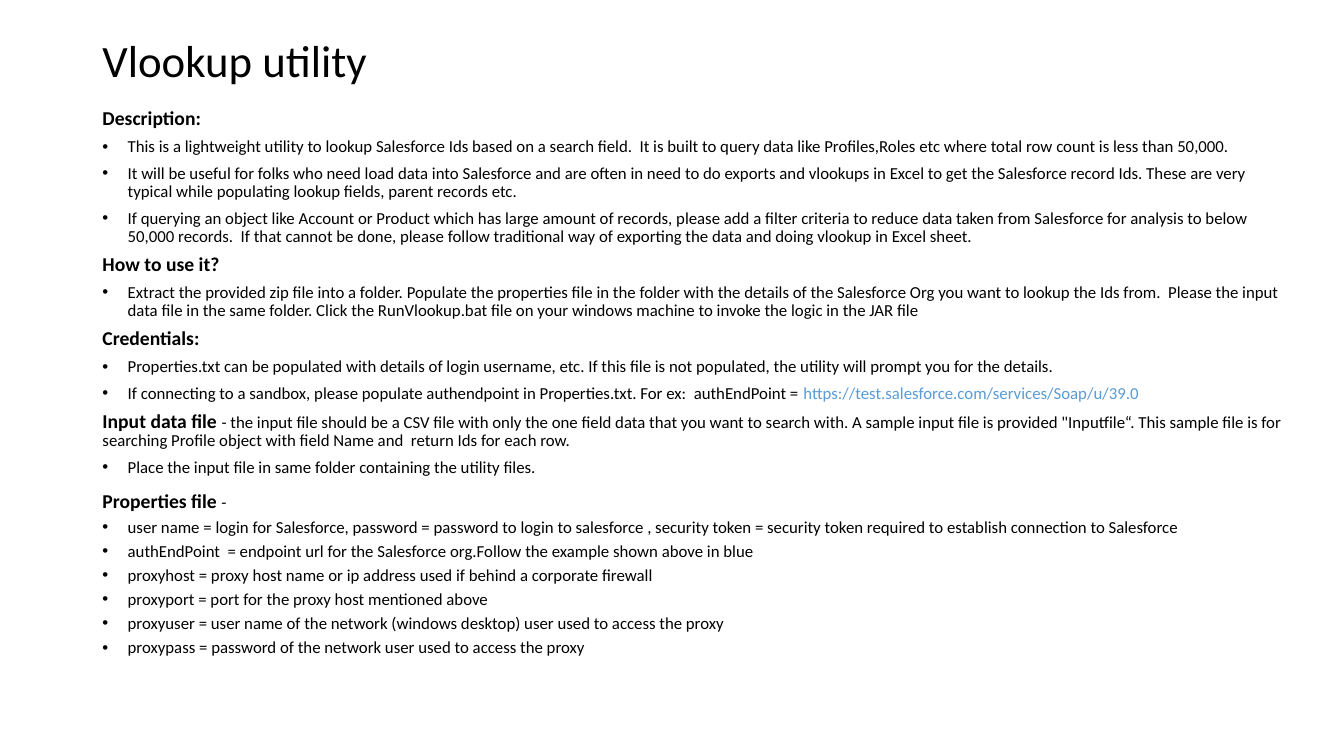
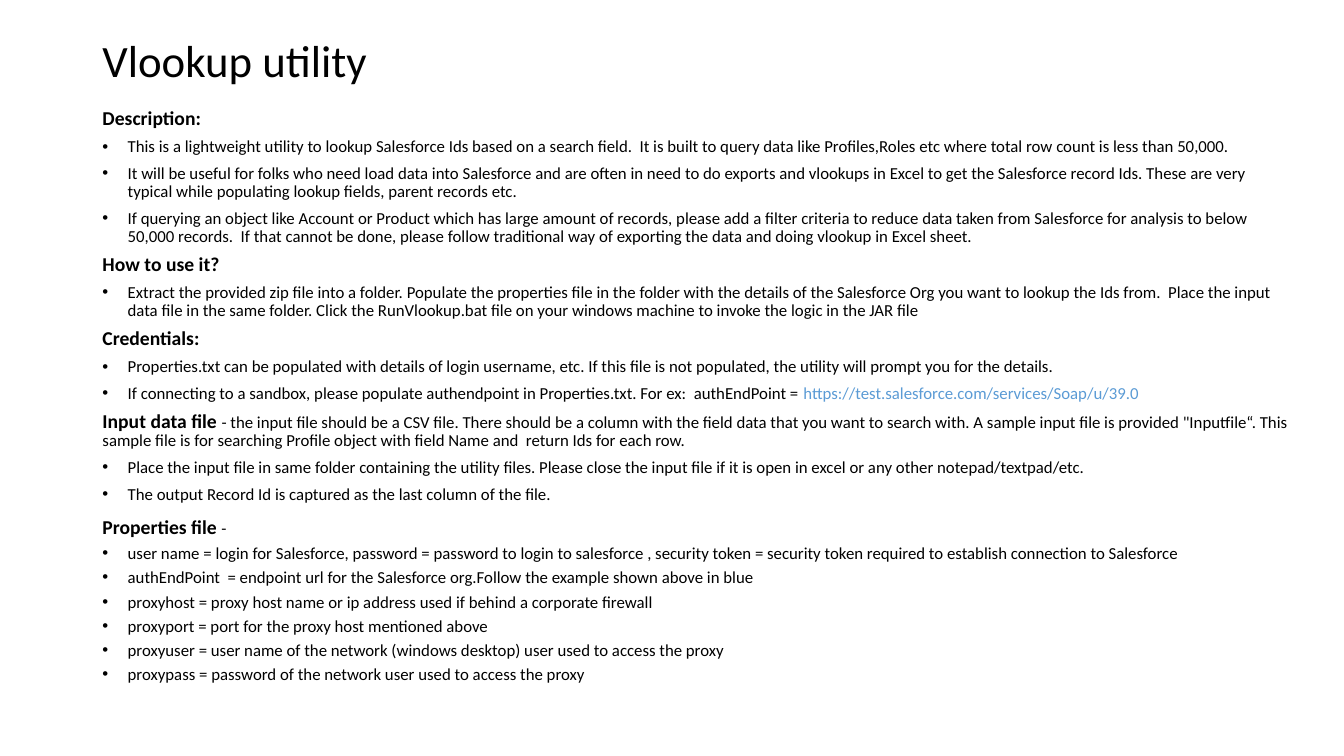
Before and after one commit to raramach/vlookupSalesforce, a slide deck: slide 1 of Vlookup utility.pptx. Drawn at 1344x756 pixels with LibreOffice and Linux fonts; fonts in the diff are those of the drawing. Boxes give left, top, right and bottom in pixels: in the first picture for what was removed or moved away, otherwise in the second. Text is boxed around its words. In the diff, an @@ line names an element or a change of style, - is before the commit and + after.

Commit message:
Second version. It can read existing CSV file and check which field is to be used for search

```diff
--- a/Vlookup utility.pptx
+++ b/Vlookup utility.pptx
@@ text at box(128, 286, 1270, 319): text changed @@
-• Extract the provided zip file into a folder. Populate the properties file in the folder with the details of the Salesforce Org you want to lookup the Ids from. Please the input data file in the same folder. Click the RunVlookup.bat file on your windows machine to invoke the logic in the JAR file
+• Extract the provided zip file into a folder. Populate the properties file in the folder with the details of the Salesforce Org you want to lookup the Ids from. Place the input data file in the same folder. Click the RunVlookup.bat file on your windows machine to invoke the logic in the JAR file
@@ text at box(102, 414, 1287, 503): text changed @@
-Input data file - the input file should be a CSV file with only the one field data that you want to search with. A sample input file is provided "Inputfile“. This sample file is for searching Profile object with field Name and return Ids for each row.
-• Place the input file in same folder containing the utility files.
+Input data file - the input file should be a CSV file. There should be a column with the field data that you want to search with. A sample input file is provided "Inputfile“. This sample file is for searching Profile object with field Name and return Ids for each row.
+• Place the input file in same folder containing the utility files. Please close the input file if it is open in excel or any other notepad/textpad/etc.
+• The output Record Id is captured as the last column of the file.
```
Also in this commit, not shown: 8 other files.
